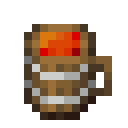
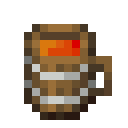
Two versions of the same layered image (128 x 128). Layer-by-layer changes:
painted on "Liquid" over [40, 32, 80, 56]
